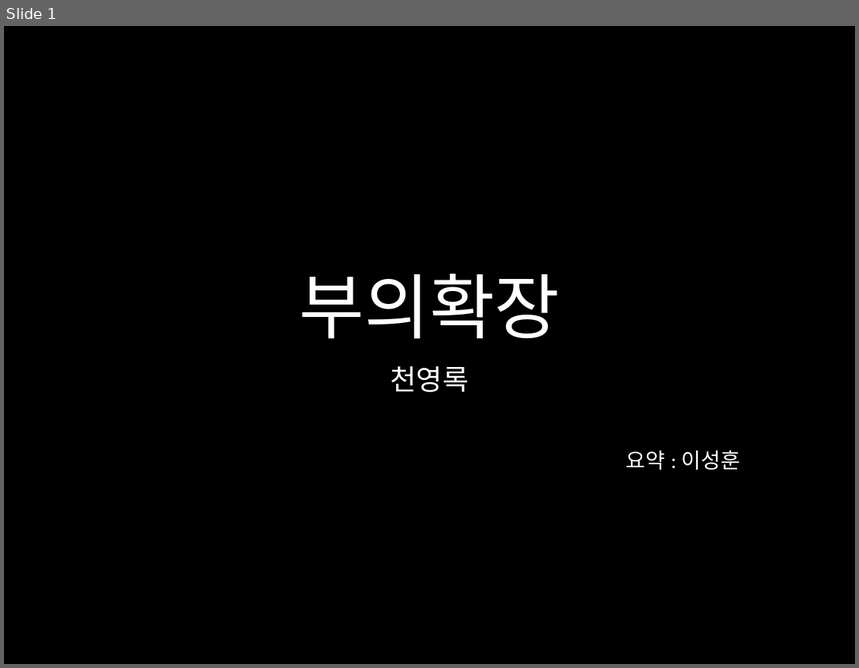
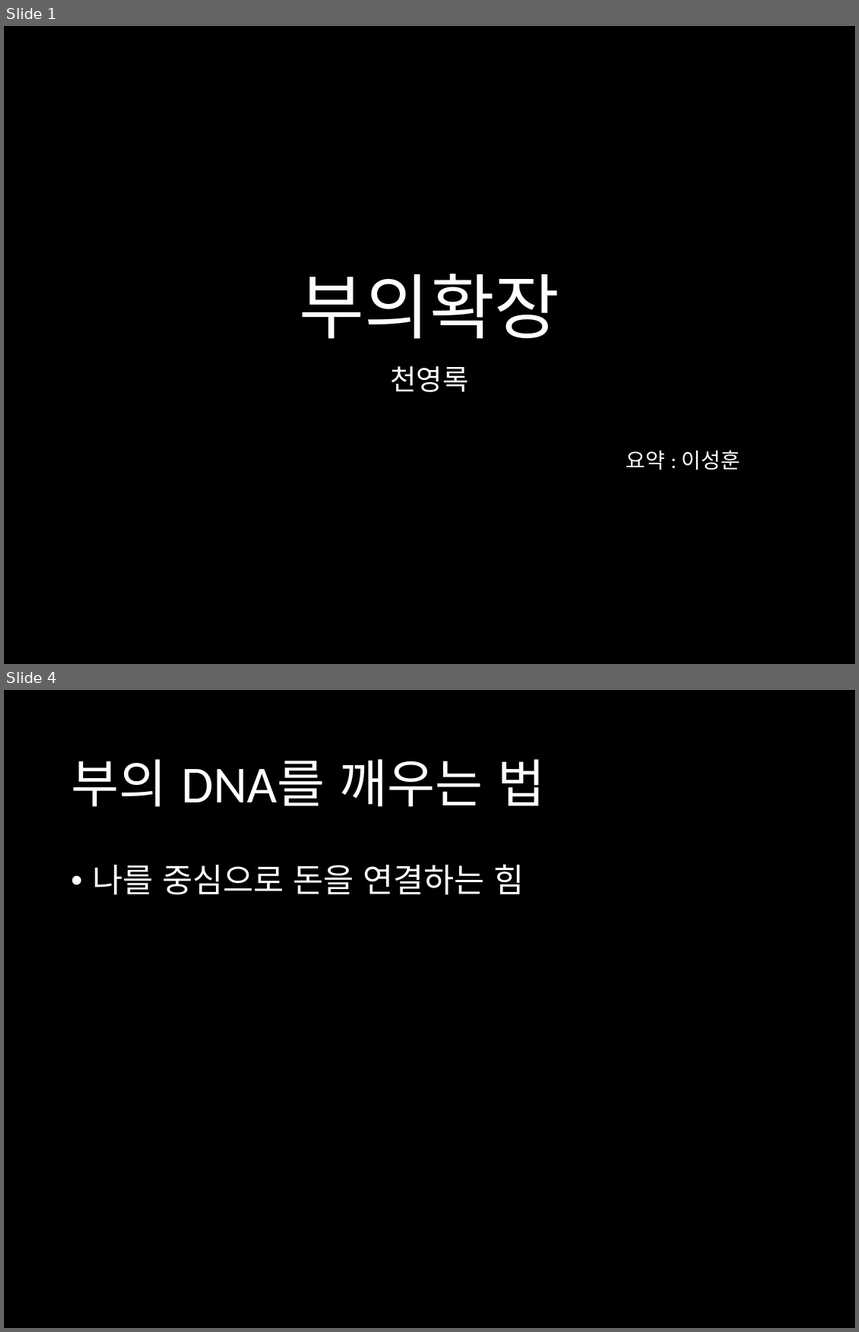
Before and after one commit to harrisleesh/Review, a slide deck: 부의확장.pptx. Shown one above the other, each under a label of ours: slide 1 before the commit, slides 1 and 4 after it; the slides between them are not shown. The pictures are 859x668 and 859x1332 pixels, drawn with LibreOffice and Linux fonts; fonts in the diff are those of the drawing. Boxes give left, top, right and bottom in pixels: in the first picture for what was removed or moved away, otherwise in the second. Text is boxed around its words. In the diff, an @@ line names an element or a change of style, - is before the commit and + after.

Commit message:
Second commit
부의 확장 Contents
무형자산과 유형자산

```diff
--- a/부의확장.pptx
+++ b/부의확장.pptx
@@ slide 4 added at (4,690,855,1328), background #000000 @@
@@ title added at (71,759,546,807), 44 pt, text #FFFFFF @@
+부의 DNA를 깨우는 법
@@ text added at (92,864,525,895), 28 pt, text #FFFFFF @@
+• 나를 중심으로 돈을 연결하는 힘
```
Also in this commit, not shown: 5 other slides added.
